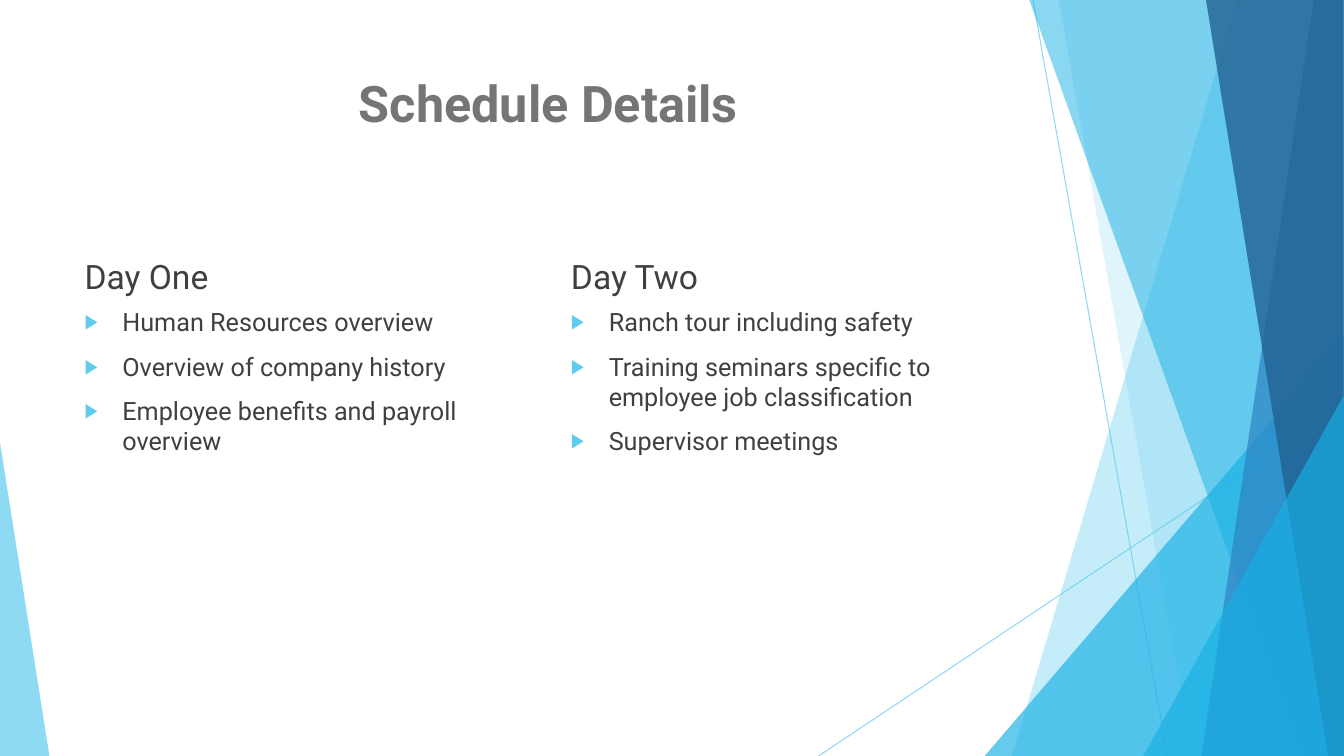
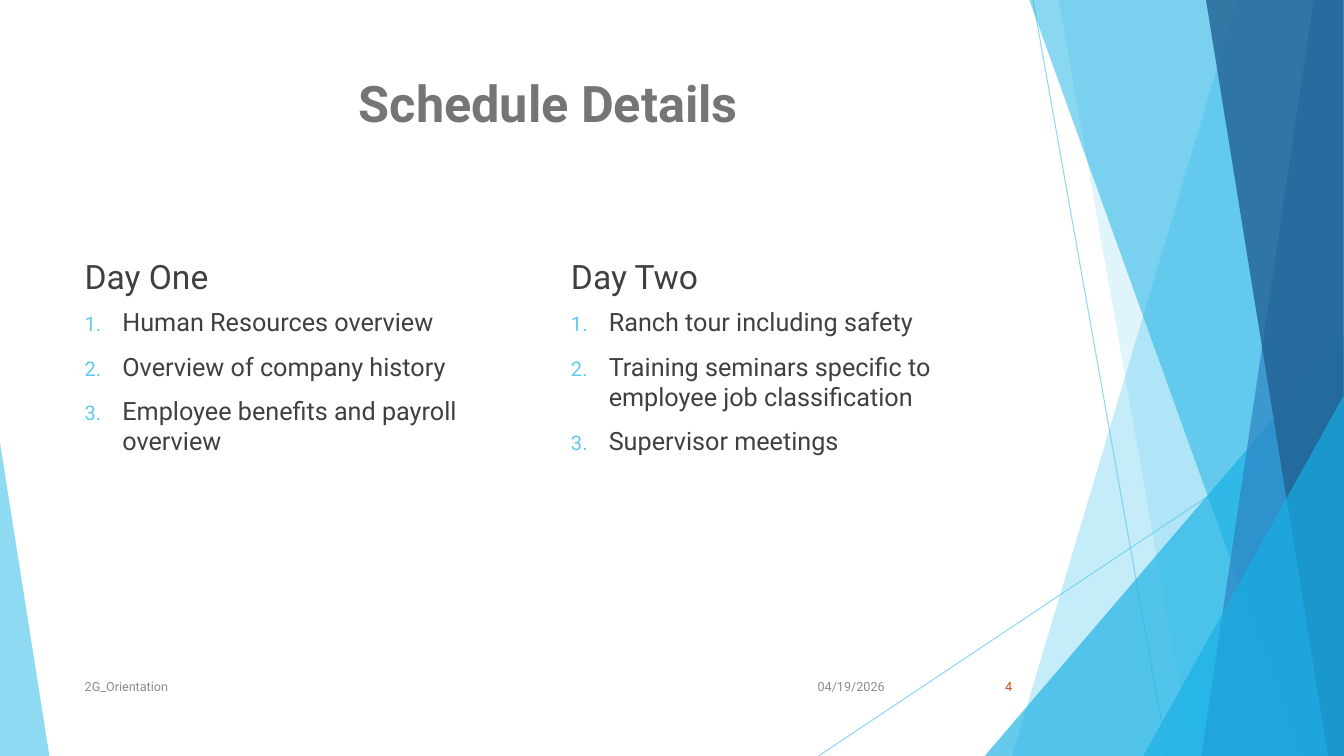
Before and after one commit to Tometri/ProjectPortfolio, a slide deck: slide 4 of school/MGCCC-Spring2026/CSC1123-ComputerApplications/ModuleFourteen/M14Project/Weaver_PowerPoint_2G_Orientation.pptx. Drawn at 1344x756 pixels with LibreOffice and Linux fonts; fonts in the diff are those of the drawing. Boxes give left, top, right and bottom in pixels: in the first picture for what was removed or moved away, otherwise in the second. Text is boxed around its words. In the diff, an @@ line names an element or a change of style, - is before the commit and + after.

```diff
--- a/school/MGCCC-Spring2026/CSC1123-ComputerApplications/ModuleFourteen/M14Project/Weaver_PowerPoint_2G_Orientation.pptx
+++ b/school/MGCCC-Spring2026/CSC1123-ComputerApplications/ModuleFourteen/M14Project/Weaver_PowerPoint_2G_Orientation.pptx
@@ text "Human Resources overview" at (122,313,456,451): bullet ▶ to 1. @@
@@ text "Ranch tour including safety" at (609,312,930,456): bullet ▶ to 1. @@
@@ text added at (85,682,168,692), 9 pt, text #8C8C8C @@
+2G_Orientation
@@ text added at (818,682,885,692), 9 pt, text #8C8C8C @@
+04/19/2026
@@ page number added at (1005,682,1012,691), 9 pt, text #D34817 @@
+4
```
Also in this commit, not shown: 4 other slides changed, 1 slide added, 1 slide removed.
